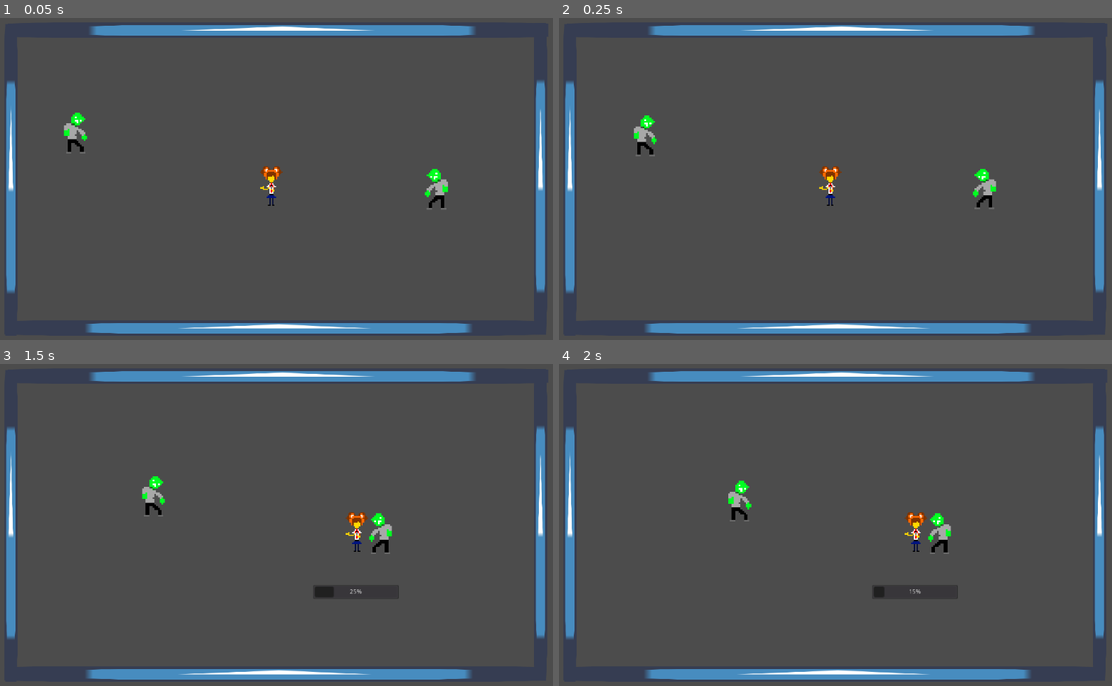
Above: before the commit, frames 1-4 (two rows, left to right).
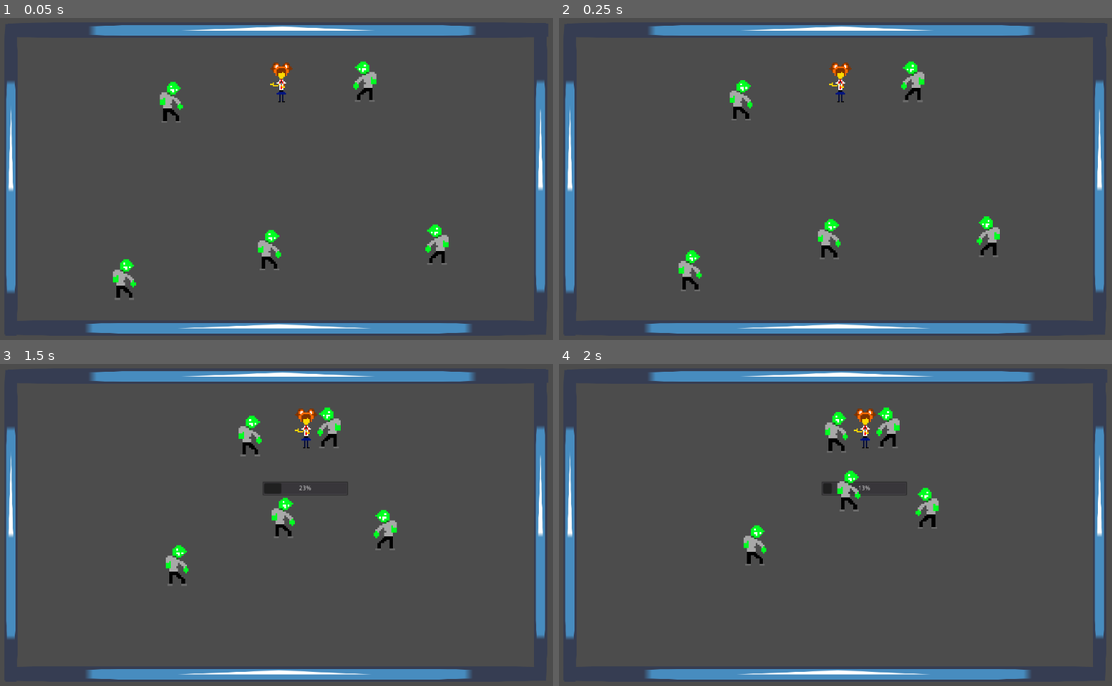
Above: after the commit, the same moments.

Repository: charalian/reporter-madness
Game: Godot game, scene res://stages/teste.tscn
Same seed, same stepped clock (60 frames per second), same inputs: the game is played once before the commit and once after it. The engine's default icon, where the game draws it, is replaced by a stand-in: a white triangle on a blue panel in a dark square.
Inputs:
- Up to frame 1 (0.05 s): no input
- Up to frame 2 (0.25 s): no input
- Up to frame 3 (1.5 s): tap Enter (ui_accept) at 0.5, 0.77 s; hold Right (ui_right) 0.53-1.28 s; hold Down (ui_down) from 1.28 s (still down)
- Up to frame 4 (2 s): keep holding Down (ui_down); tap Enter (ui_accept) at 1.52 s

The runs differ from the first frame. In frame 1, 2.4% of the frame differs, in the area x 11-82%, y 13-88%; in frame 2, 2.3%; in frame 3, 2.5%; in frame 4, 2.5%, in the area x 30-73%, y 13-73%.

Commit message:
não sei fazer o inimigo ir a direção oposta do jogador, e ele ficar com mask no somente 2 quando houver 2 inimigos já atacando player

Diff:
--- a/src/enemy/enemy.gd
+++ b/src/enemy/enemy.gd
@@ -15,11 +15,13 @@
 func mov_custom():
     var player_pos = player.position
     var prev_rot = rotation
+
     if !int_player:
-        # Will walk towards player
         look_at(player_pos)
         move = Vector2(speed, 0).rotated(rotation)
         rotation = prev_rot
+        if player.int_zombies >= 2:
+            move = Vector2(speed, 0).rotated(rotation * -1)
     elif int_player:
         move = Vector2.ZERO
 
@@ -30,7 +32,7 @@
         get_node("sprite").set_flip_h(false)
 
 func _on_area2d_body_entered(body):
-    if body.is_in_group("player") && !int_player:
+    if body.is_in_group("player") && !int_player && !player.int_zombies >= 2:
         int_player = true
 
 func on_death():
--- a/src/enemy/zombie_1.tscn
+++ b/src/enemy/zombie_1.tscn
@@ -14,6 +14,7 @@
 "enemies",
 ]]
 scale = Vector2( 0.8, 0.8 )
+collision_layer = 2
 script = ExtResource( 1 )
 
 [node name="sprite" type="Sprite" parent="."]
--- a/src/player/player.gd
+++ b/src/player/player.gd
@@ -65,7 +65,8 @@
 
 func _on_area2d_body_entered(body):
     if body.is_in_group("enemies"):
-        walking_stop = true
-        int_zombies += 1
-        $qte.visible = true
-        print(int_zombies)
+        if not int_zombies >= 2:
+            walking_stop = true
+            int_zombies += 1
+            $qte.visible = true
+            print(int_zombies)
--- a/src/stages/teste.tscn
+++ b/src/stages/teste.tscn
@@ -54,10 +54,19 @@
 shape = SubResource( 2 )
 
 [node name="player" parent="." instance=ExtResource( 1 )]
-position = Vector2( 500.202, 314.088 )
+position = Vector2( 518.36, 126.072 )
 
 [node name="enemy" parent="." instance=ExtResource( 2 )]
-position = Vector2( 805.945, 320.187 )
+position = Vector2( 675.942, 124.447 )
 
 [node name="enemy2" parent="." instance=ExtResource( 2 )]
-position = Vector2( 141.341, 216.749 )
+position = Vector2( 314.887, 162.92 )
+
+[node name="enemy3" parent="." instance=ExtResource( 2 )]
+position = Vector2( 231.598, 487.641 )
+
+[node name="enemy4" parent="." instance=ExtResource( 2 )]
+position = Vector2( 805.45, 424.278 )
+
+[node name="enemy5" parent="." instance=ExtResource( 2 )]
+position = Vector2( 497.747, 435.604 )
